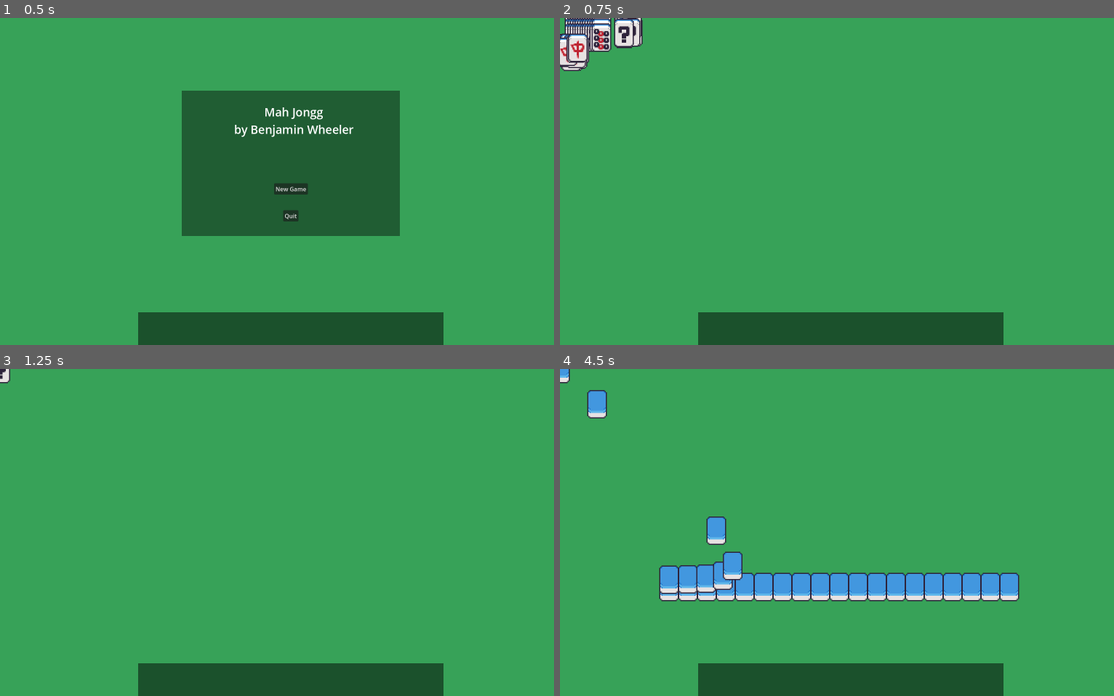
Above: before the commit, frames 1-4 (two rows, left to right).
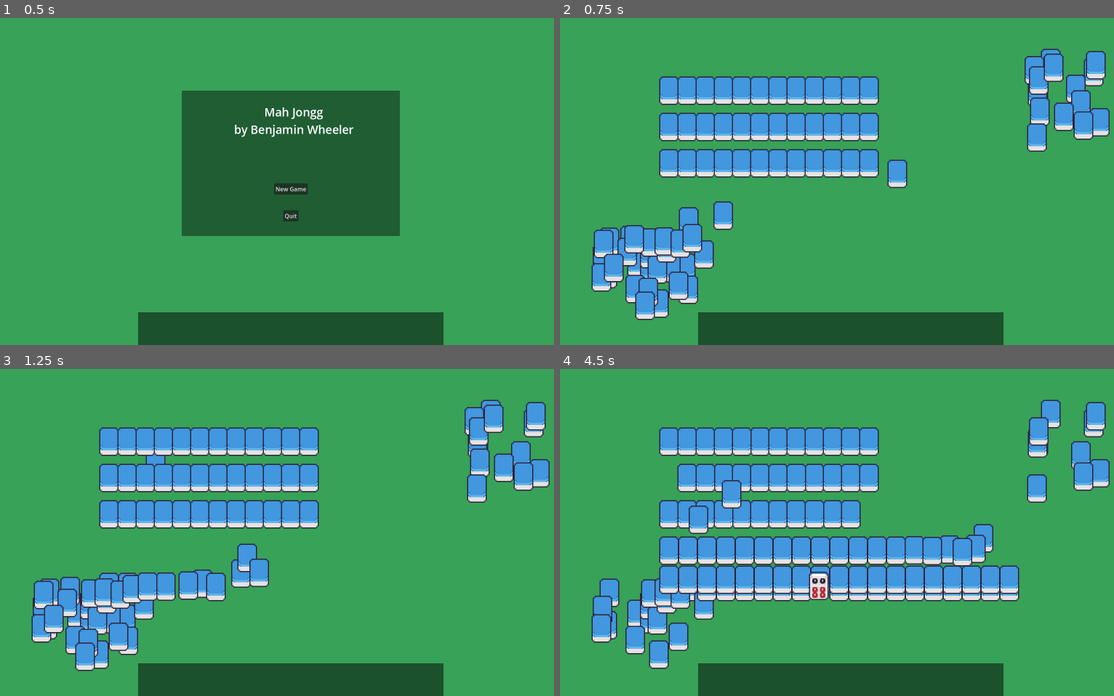
Above: after the commit, the same moments.

Repository: benjamin051000/Mahjongg
Game: Godot game, scene res://mahjongg.tscn
Two runs of this game, one before a commit and one after it. Both use one fixed random seed, a clock stepped at 60 frames per second and the inputs below.
Inputs (mouse positions are in pixels of both pictures, inside the frame that each line leads up to):
- Up to frame 1 (0.5 s): no input
- Up to frame 2 (0.75 s): click "New Game" at 0.5 s
- Up to frame 3 (1.25 s): no input
- Up to frame 4 (4.5 s): move the mouse to (981, 516) at 1.27 s; click (981, 516) at 1.35 s; drag from (731, 548) to (848, 679) at 2.02 s; move the mouse to (909, 460) at 2.77 s; click (909, 460) at 2.85 s; drag from (820, 597) to (560, 369) at 3.52 s; move the mouse to (1025, 581) at 4.27 s; click (1025, 581) at 4.35 s

Frame 1 is identical in both runs. In frame 2, 21% of the frame differs, in the area x 0-100%, y 0-93%; in frame 3, 20%; in frame 4, 24%, in the area x 0-100%, y 0-92%.

Commit message:
Tiles now lerp into four walls! Also, fixed bug where mahjongg root node was being added to the tiles group. now it isn't.

Diff:
--- a/hand.gd
+++ b/hand.gd
@@ -18,9 +18,9 @@
 class TileInfo:
 	var area: Area2D
 	var rest_point: Vector2
-	func _init(area: Area2D, rest_point: Vector2):
-		self.area = area
-		self.rest_point = rest_point
+	func _init(area_: Area2D, rest_point_: Vector2):
+		self.area = area_
+		self.rest_point = rest_point_
 
 var tiles_in_hand = []
 
--- a/mahjongg.gd
+++ b/mahjongg.gd
@@ -10,6 +10,7 @@
 				tile.suit = suit
 				tile.value = value
 				tile.position = Vector2(300 + 50 * (value + i), 200 + 100 * suits.find(suit))
+				tile.rest_point = tile.position
 				tile.frozen = true
 				tile.add_to_group("tiles")
 				add_child(tile)
@@ -22,6 +23,7 @@
 			tile.suit = "honor"
 			tile.value = value
 			tile.position = Vector2(randi_range(100, 400), randi_range(600, 800))
+			tile.rest_point = tile.position
 			tile.frozen = true
 			tile.add_to_group("tiles")
 			add_child(tile)
@@ -32,6 +34,7 @@
 		tile.suit = "honor"
 		tile.value = 8
 		tile.position = Vector2(randi_range(1300, 1500), randi_range(100, 400))
+		tile.rest_point = tile.position
 		tile.frozen = true
 		tile.add_to_group("tiles")
 		add_child(tile)
@@ -52,36 +55,42 @@
 	# The wall is a square with a length of 19 tiles and height of 2 tiles.
 	const wall_length = 19
 	#const wall_center = Vector2(1600/2, 900/2)
+	const wall_offset = Vector2(0, -100)
 	const wall_first_spot_lower = Vector2(300, 600)  # TODO pick something less arbitrary later
 	const wall_first_spot_upper = wall_first_spot_lower + Vector2(0, -20)
 	const tile_offset = Vector2(52, 0)
 
-	for i in wall_length:
-		# Move each tile in the array to its spot on the wall.
-		# TODO make a wall building animation that is representative of real life
-		# TODO make tiles face down
-		var tile = tiles.pop_front()
-		tile.rest_point = wall_first_spot_lower + tile_offset * i
-		await get_tree().create_timer(0.1).timeout # waits for 1 second
+	print("length of tiles[] = ", tiles.size())
+	print("expected = ", 19 * 2 * 4)
 
-	# Do it again, but slightly offset to show two levels
-	for i in wall_length:
-		var tile = tiles.pop_front()
-		tile.move_to_front()
-		tile.rest_point = wall_first_spot_upper + tile_offset * i
-		await get_tree().create_timer(0.1).timeout # waits for 1 second
+	for n in 4:  # 4 walls
+		for i in wall_length:
+			# Move each tile in the array to its spot on the wall.
+			# TODO make a wall building animation that is representative of real life
+			# TODO make tiles face down
+			var tile = tiles.pop_front()
+			tile.rest_point = wall_first_spot_lower + tile_offset * i + wall_offset * n
+			tile.unfreeze()
+			await get_tree().create_timer(0.05).timeout # waits for 1 second
+
+		# Do it again, but slightly offset to show two levels
+		for i in wall_length:
+			var tile = tiles.pop_front()
+			tile.move_to_front()
+			tile.unfreeze()
+			tile.rest_point = wall_first_spot_upper + tile_offset * i + wall_offset * n
+			await get_tree().create_timer(0.05).timeout # waits for 1 second
 
 # Called when the node enters the scene tree for the first time.
 func _ready():
 	SignalBus.new_game.connect(_on_new_game)
 
 # Called every frame. 'delta' is the elapsed time since the previous frame.
-func _process(delta):
-	pass
+#func _process(delta):
+	#pass
 
 func _on_new_game():
 	print("[mahjongg] Starting a new game...")
 	remove_child($TitleScreen)
 	spawn_tiles()
-	await get_tree().create_timer(1).timeout
 	build_wall()
--- a/mahjongg.tscn
+++ b/mahjongg.tscn
@@ -4,7 +4,7 @@
 [ext_resource type="PackedScene" uid="uid://c8vea6e7sskb5" path="res://hand.tscn" id="2_0raqi"]
 [ext_resource type="PackedScene" uid="uid://c0nbsm2vp3yub" path="res://titlescreen.tscn" id="4_bf3qt"]
 
-[node name="Mahjongg" type="Node" groups=["tiles"]]
+[node name="Mahjongg" type="Node"]
 script = ExtResource("1_a3hdb")
 
 [node name="Background" type="ColorRect" parent="."]
--- a/tile.gd
+++ b/tile.gd
@@ -47,6 +47,7 @@
 	if Input.is_action_just_pressed("click") and not frozen:  # TODO does one of the nodes already have a frozen flag?
 		selected = true
 		move_to_front()
+		turn_face_up()
 
 func _physics_process(delta):
 	if selected:
@@ -54,7 +55,8 @@
 		#rotation = lerp_angle(rotation, 0, 10 * delta)
 #		look_at(get_global_mouse_position())
 	#elif in_hand:
-	global_position = lerp(global_position, rest_point, 10 * delta)
+	else:
+		global_position = lerp(global_position, rest_point, 10 * delta)
 #		rotation = lerp_angle(rotation, 0, 10 * delta)
 
 func _input(event):
--- a/titlescreen.gd
+++ b/titlescreen.gd
@@ -7,8 +7,8 @@
 
 
 # Called every frame. 'delta' is the elapsed time since the previous frame.
-func _process(delta):
-	pass
+#func _process(delta):
+	#pass
 
 
 func _on_play_button_pressed():
